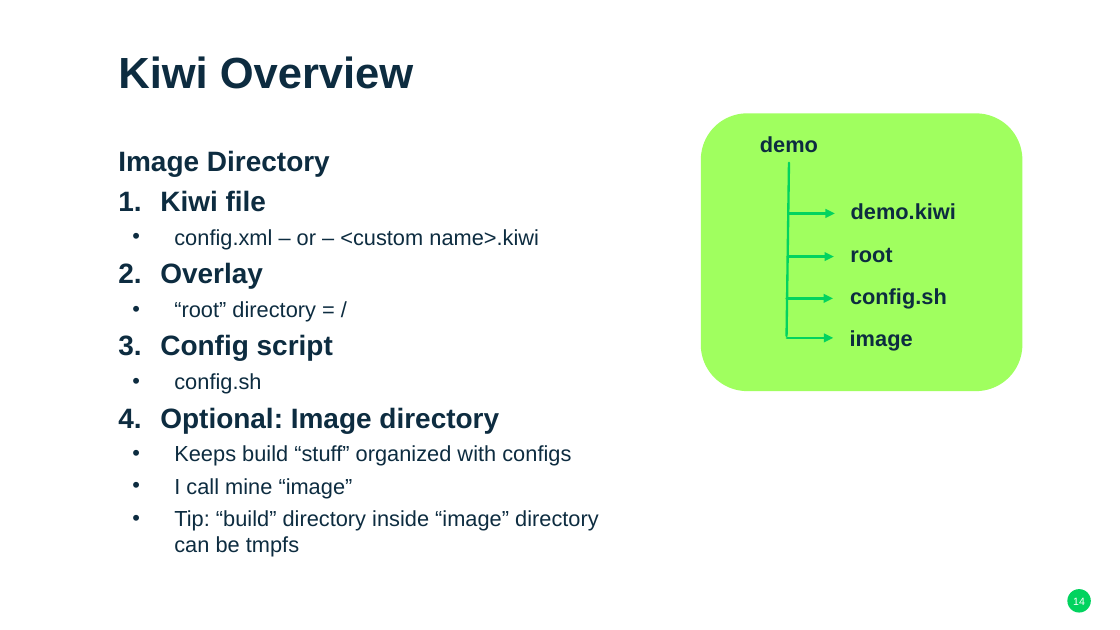
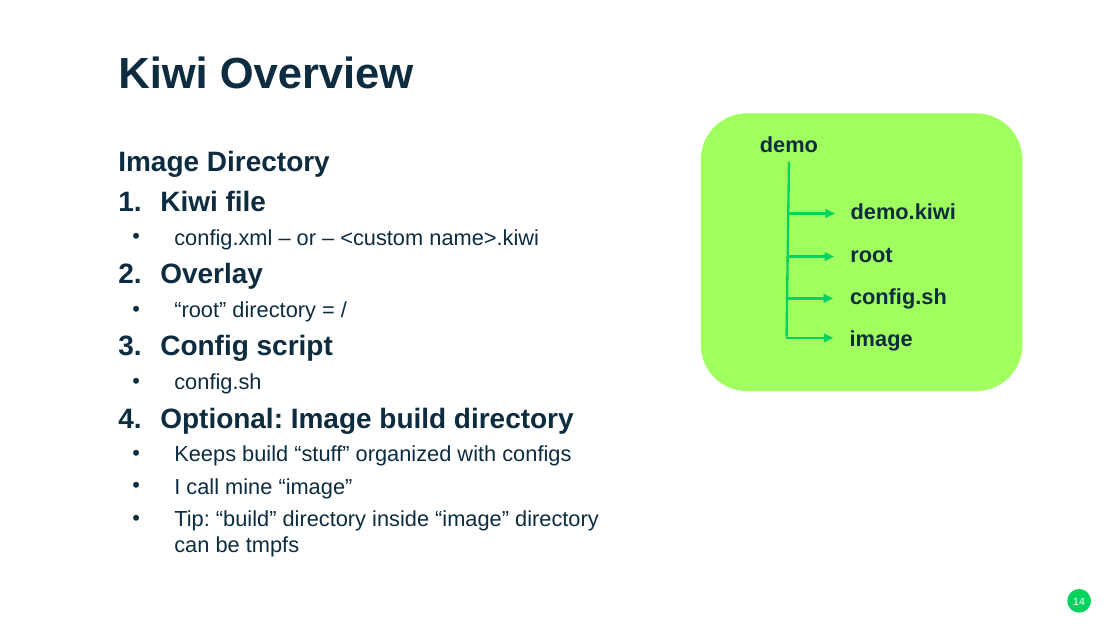
Before and after one commit to darthzen/conferences, a slide deck: slide 14 of susecon/2017/HO126885/HO126885 - Advanced Alchemy Building Gold-Master Images with Kiwi.pptx. Drawn at 1120x630 pixels with LibreOffice and Linux fonts; fonts in the diff are those of the drawing; background and template pictures are left out. Boxes give left, top, right and bottom in pixels: in the first picture for what was removed or moved away, otherwise in the second. Text is boxed around its words. In the diff, an @@ line names an element or a change of style, - is before the commit and + after.

```diff
--- a/susecon/2017/HO126885/HO126885 - Advanced Alchemy Building Gold-Master Images with Kiwi.pptx
+++ b/susecon/2017/HO126885/HO126885 - Advanced Alchemy Building Gold-Master Images with Kiwi.pptx
@@ text at (160,407,574,433): text changed @@
-4. Optional: Image directory
+4. Optional: Image build directory
```
Also in this commit, not shown: 1 other slide changed, 8 slides added, 6 slides removed.
